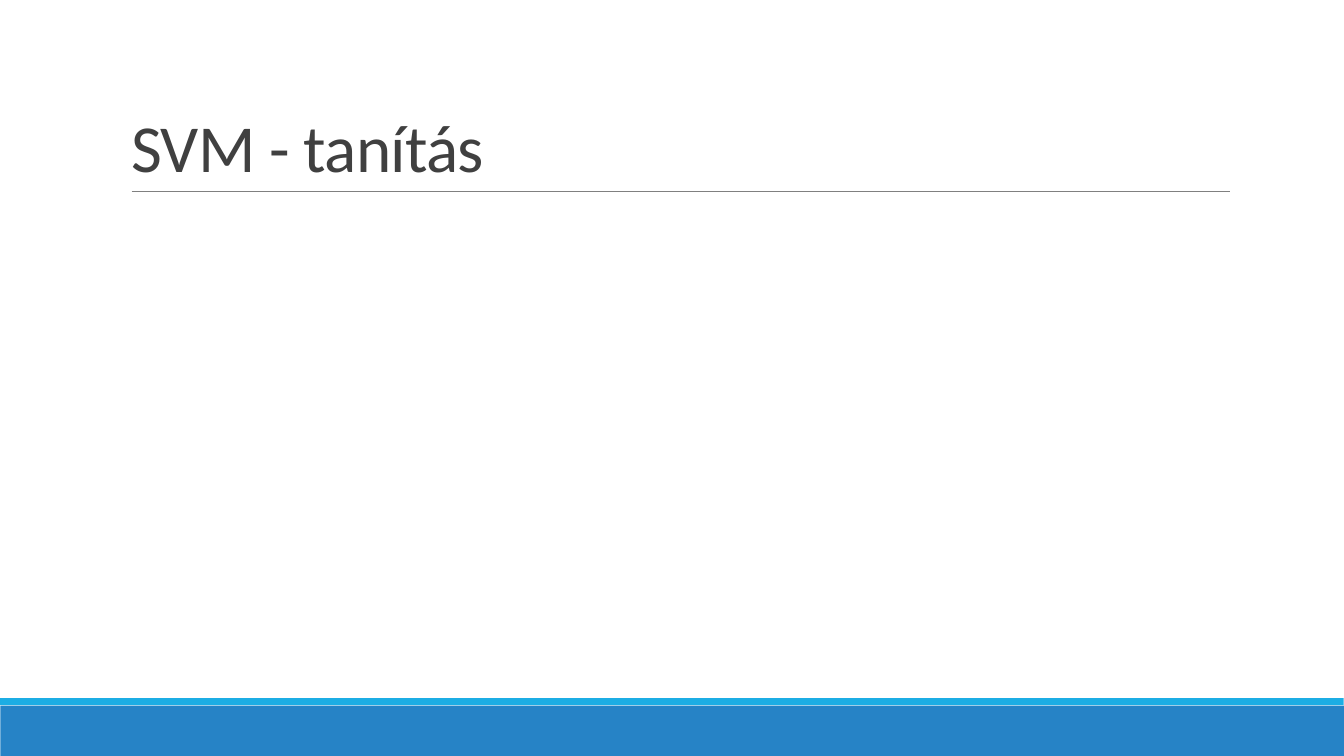
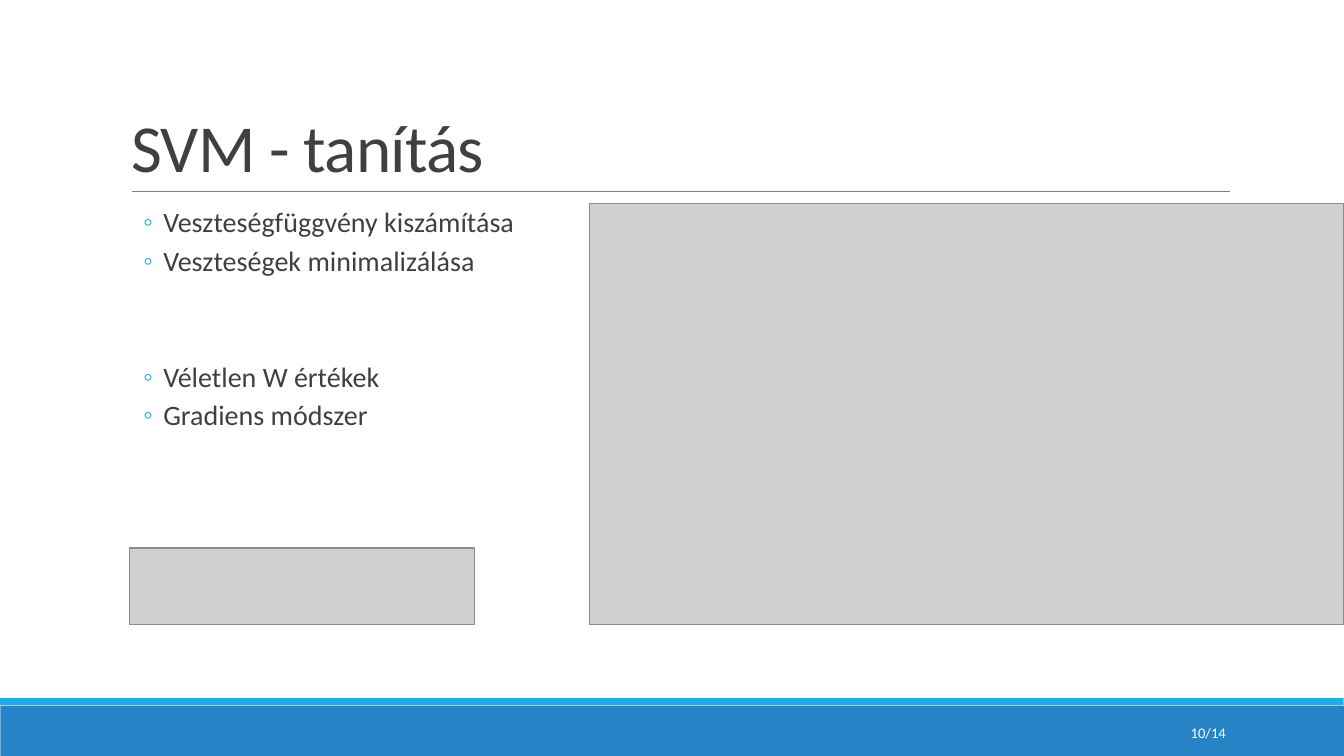
Before and after one commit to koojozsef/AI-project-for-university, a slide deck: slide 10 of doc/Presentation.pptx (slide 8 before the commit). Drawn at 1344x756 pixels with LibreOffice and Linux fonts; fonts in the diff are those of the drawing; grey boxes stand for pictures. Boxes give left, top, right and bottom in pixels: in the first picture for what was removed or moved away, otherwise in the second. Text is boxed around its words. In the diff, an @@ line names an element or a change of style, - is before the commit and + after.

```diff
--- a/doc/Presentation.pptx
+++ b/doc/Presentation.pptx
@@ picture added at [589, 204, 1344, 625] @@
@@ text added at [163, 212, 514, 425], 20 pt, text #404040 @@
+  ◦ Veszteségfüggvény kiszámítása
+  ◦ Veszteségek minimalizálása
+  ◦ Véletlen W értékek
+  ◦ Gradiens módszer
@@ picture added at [129, 548, 475, 625] @@
@@ page number added at [1191, 728, 1226, 739], 10.5 pt, text #FFFFFF @@
+10/14
```
Also in this commit, not shown: 7 other slides changed, 6 slides added, 2 slides removed, 2 other files.
